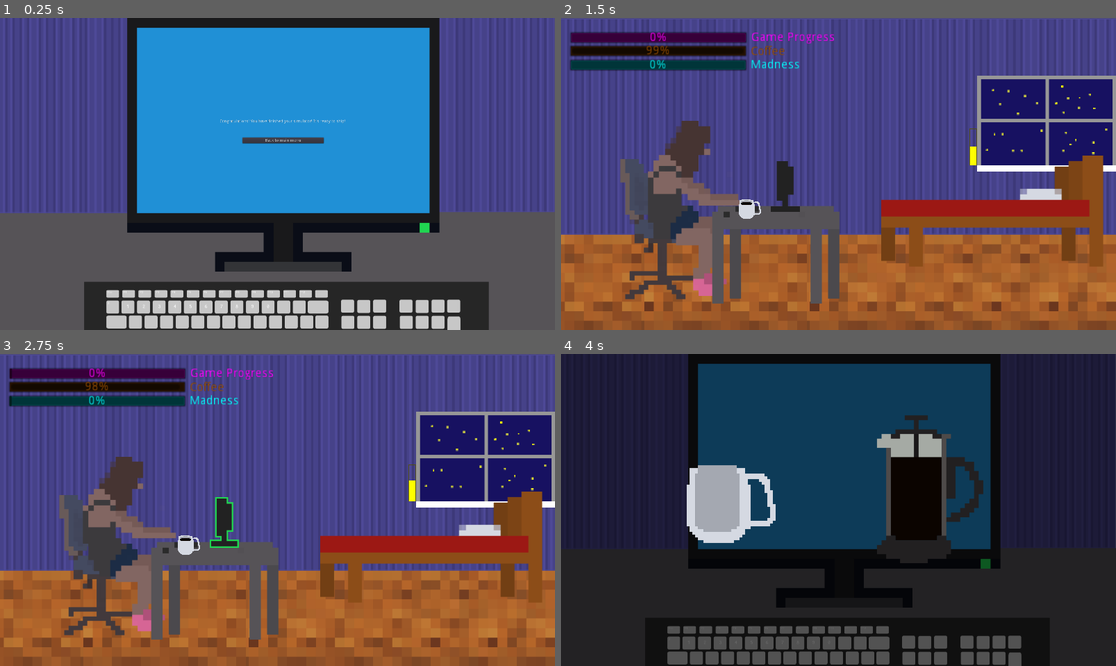
Above: before the commit, frames 1-4 (two rows, left to right).
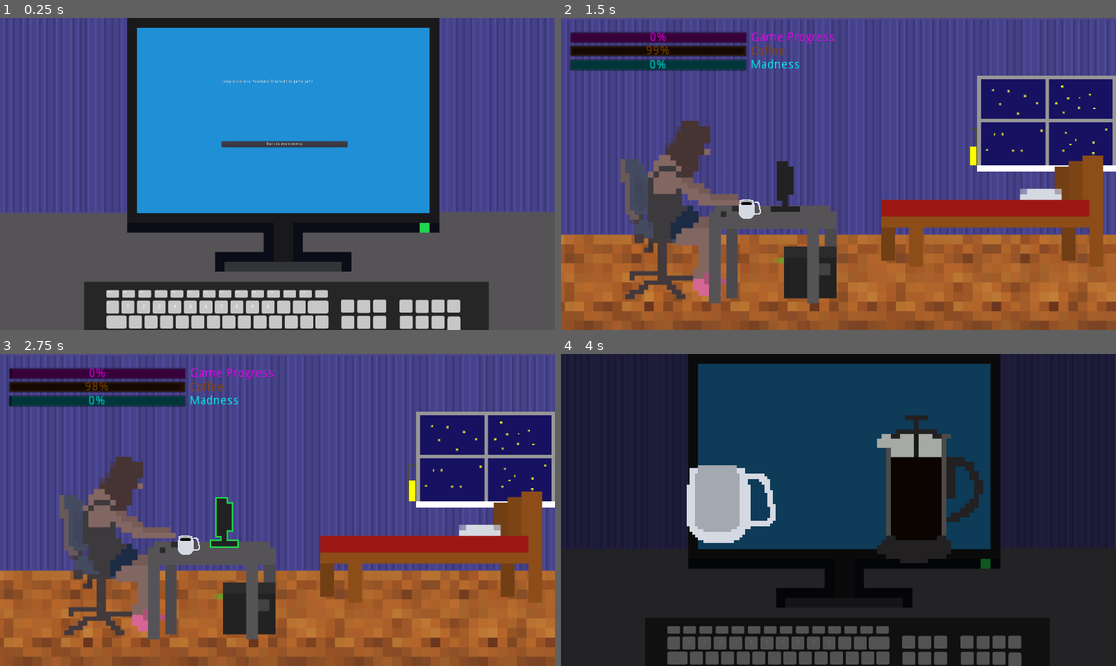
Above: after the commit, the same moments.

Repository: NightAnimal333/simulator-making-simulator
Game: Godot game, scene res://source/victory_screen.tscn
Same seed, same stepped clock (60 frames per second), same inputs: the game is played once before the commit and once after it. This scene is started directly instead of the project's main scene.
Inputs (mouse positions are in pixels of both pictures, inside the frame that each line leads up to):
- Up to frame 1 (0.25 s): no input
- Up to frame 2 (1.5 s): click "Back to main menu" at 0.5 s; click "Start game" at 1.25 s
- Up to frame 3 (2.75 s): click (222, 522) at 2 s
- Up to frame 4 (4 s): click (1043, 460) at 2.75 s; click (749, 544) at 3.5 s

The runs differ from the first frame. In frame 1, 0.8% of the frame differs, in the area x 39-63%, y 19-42%; in frame 2, 2.3%, in the area x 26-51%, y 60-92%; in frame 3, 2.3%; in frame 4, nothing differs.

Commit message:
More music, some fixes and binaries

Diff:
--- a/project.godot
+++ b/project.godot
@@ -56,4 +56,5 @@
 
 [rendering]
 
+quality/driver/fallback_to_gles2=true
 environment/default_environment="res://default_env.tres"
--- a/source/chipher_minigame.gd
+++ b/source/chipher_minigame.gd
@@ -1,6 +1,6 @@
 extends Node2D
 
-var words_list: Array = ["simulate", "recursion", "prototype", "coffee", "cipher", "wasp", "minigame", "game", "program", "while", "godot"]
+var words_list: Array = ["simulate", "recursion", "prototype", "coffee", "cipher", "wasp", "minigame", "game", "program", "while", "godot", "graphics", "sprite", "loop", "controls", "keyboard", "mouse", "monitor", "resolution", "madness", "work"]
 
 var text: String
 
@@ -39,9 +39,8 @@
 
 	return result
 
-
-func _on_Submit_pressed():
-	if $Deciphered.text == text:
+func submit_deciphered(new_text: String):
+	if new_text == text:
 		get_parent().get_node("GameScreen").bug = false
 		get_parent().get_node("GameScreen").in_minigame = false
 		get_parent().get_node("GameScreen").Questionmark.hide()
@@ -54,6 +53,12 @@
 	else:
 		$Deciphered.text = ""
 
+func _on_Deciphered_text_entered(new_text):
+	submit_deciphered($Deciphered.text)
+
+func _on_Submit_pressed():
+	submit_deciphered($Deciphered.text)
+
 
 func _on_game_over():
 	queue_free()
--- a/source/chipher_minigame.tscn
+++ b/source/chipher_minigame.tscn
@@ -41,7 +41,7 @@
 "_edit_use_anchors_": false
 }
 
-[node name="Deciphered" type="TextEdit" parent="."]
+[node name="Deciphered" type="LineEdit" parent="."]
 margin_left = 897.893
 margin_top = 290.582
 margin_right = 1035.89
@@ -59,4 +59,5 @@
 __meta__ = {
 "_edit_use_anchors_": false
 }
+[connection signal="text_entered" from="Deciphered" to="." method="_on_Deciphered_text_entered"]
 [connection signal="pressed" from="Submit" to="." method="_on_Submit_pressed"]
--- a/source/game_screen.gd
+++ b/source/game_screen.gd
@@ -44,16 +44,29 @@
 		next_screen.ending = VictoryScreen.Endings.VICTORY
 		get_parent().add_child(next_screen)
 		queue_free()
-	elif temperature >= 31 or temperature <= 10:
+	elif temperature >= 31:
 		var next_screen = preload("res://source/victory_screen.tscn").instance() as VictoryScreen
-		next_screen.ending = VictoryScreen.Endings.DEFEAT
+		next_screen.ending = VictoryScreen.Endings.DEFEAT_TEMPERATURE_HIGH
+		get_parent().add_child(next_screen)
+		queue_free()
+	elif temperature <= 10:
+		var next_screen = preload("res://source/victory_screen.tscn").instance() as VictoryScreen
+		next_screen.ending = VictoryScreen.Endings.DEFEAT_TEMPERATURE_LOW
 		get_parent().add_child(next_screen)
 		queue_free()
 	elif coffee_progress <= 0:
 		var next_screen = preload("res://source/victory_screen.tscn").instance() as VictoryScreen
-		next_screen.ending = VictoryScreen.Endings.DEFEAT
+		next_screen.ending = VictoryScreen.Endings.DEFEAT_COFFEE
 		get_parent().add_child(next_screen)
 		queue_free()
+	elif madness_progress >= 100:
+		var next_screen = preload("res://source/victory_screen.tscn").instance() as VictoryScreen
+		next_screen.ending = VictoryScreen.Endings.DEFEAT_COFFEE
+		get_parent().add_child(next_screen)
+		queue_free()
+
+	if coffee_progress >= 100:
+		coffee_progress = 100.0
 
 	if not wasp and not game_frozen and not bug and not lying:
 		game_progress += GAME_COMPLETION_RATE * delta
--- a/source/game_screen.tscn
+++ b/source/game_screen.tscn
@@ -143,8 +143,7 @@
 visible = false
 position = Vector2( 1504.43, 537.334 )
 scale = Vector2( 2.4864, 2.4864 )
-frames = SubResource( 5 )
-frame = 1
+frames = SubResource( 4 )
 playing = true
 
 [node name="GameProgress" type="ProgressBar" parent="."]
--- a/source/main_menu.gd
+++ b/source/main_menu.gd
@@ -2,6 +2,7 @@
 
 
 func _ready():
+	MusicPlayer.reset()
 	MusicPlayer.get_node("Music").play()
 
 func _on_StartGame_pressed():
--- a/source/music_player.gd
+++ b/source/music_player.gd
@@ -5,3 +5,7 @@
 	var volume_db = -60 + (60 * percentage/100)
 
 	AudioServer.set_bus_volume_db(AudioServer.get_bus_index("Master"), volume_db)
+
+func reset():
+	for i in get_children():
+		i.stop()
--- a/source/music_player.tscn
+++ b/source/music_player.tscn
@@ -7,6 +7,7 @@
 [ext_resource path="res://assets/water_sounds.ogg" type="AudioStream" id=5]
 [ext_resource path="res://assets/drink.wav" type="AudioStream" id=6]
 [ext_resource path="res://assets/fanfare.wav" type="AudioStream" id=7]
+[ext_resource path="res://assets/defeat.wav" type="AudioStream" id=8]
 
 [node name="MusicPlayer" type="Node"]
 script = ExtResource( 2 )
@@ -18,6 +19,11 @@
 [node name="Fanfare" type="AudioStreamPlayer" parent="."]
 stream = ExtResource( 7 )
 volume_db = -10.097
+bus = "Music"
+
+[node name="Defeat" type="AudioStreamPlayer" parent="."]
+stream = ExtResource( 8 )
+volume_db = -3.029
 bus = "Music"
 
 [node name="SFX" type="AudioStreamPlayer" parent="."]
--- a/source/victory_screen.gd
+++ b/source/victory_screen.gd
@@ -4,18 +4,28 @@
 
 enum Endings{
 	VICTORY,
-	DEFEAT
+	DEFEAT_COFFEE,
+	DEFEAT_MADNESS,
+	DEFEAT_TEMPERATURE_LOW,
+	DEFEAT_TEMPERATURE_HIGH,
 }
 
-var texts: Dictionary = {Endings.VICTORY: "Congratulations! You have finished your simulator! It's ready to ship!",
-						Endings.DEFEAT: "You didn't manage to finish your game, too many disctractions! Better luck next time!"}
+var texts: Dictionary = {Endings.VICTORY: "Congratulations! You have finished the game jam!",
+						Endings.DEFEAT_COFFEE: "You couldn't manage to feed your coffee addiction!",
+						Endings.DEFEAT_MADNESS: "Too much work drove you completely insane!",
+						Endings.DEFEAT_TEMPERATURE_LOW: "You froze to death in your room!",
+						Endings.DEFEAT_TEMPERATURE_HIGH: "You burned alive in your room!"}
 
 var ending = Endings.VICTORY
 
 func _ready():
 	MusicPlayer.get_node("Music").stop()
+	if ending == Endings.VICTORY:
+		MusicPlayer.get_node("Fanfare").play()
+	else:
+		MusicPlayer.get_node("Defeat").play()
 	GlobalSignalManager.emit_game_over()
-	$Label.text = texts[ending]
+	$VBoxContainer/Label.text = texts[ending]
 
 func _on_BactToMainMenu_pressed():
 	get_parent().add_child(load("res://source/main_menu.tscn").instance())
--- a/source/victory_screen.tscn
+++ b/source/victory_screen.tscn
@@ -14,23 +14,30 @@
 "_edit_use_anchors_": false
 }
 
-[node name="BactToMainMenu" type="Button" parent="."]
-margin_left = 839.4
-margin_top = 414.099
-margin_right = 1120.4
-margin_bottom = 434.099
+[node name="VBoxContainer" type="VBoxContainer" parent="."]
+margin_left = 766.708
+margin_top = 212.712
+margin_right = 1201.71
+margin_bottom = 446.712
+custom_constants/separation = 200
+__meta__ = {
+"_edit_use_anchors_": false
+}
+
+[node name="Label" type="Label" parent="VBoxContainer"]
+margin_right = 435.0
+margin_bottom = 14.0
+text = "Congratulations! You have finished the game jam!"
+__meta__ = {
+"_edit_use_anchors_": false
+}
+
+[node name="BactToMainMenu" type="Button" parent="VBoxContainer"]
+margin_top = 214.0
+margin_right = 435.0
+margin_bottom = 234.0
 text = "Back to main menu"
 __meta__ = {
 "_edit_use_anchors_": false
 }
-
-[node name="Label" type="Label" parent="."]
-margin_left = 760.365
-margin_top = 350.816
-margin_right = 1195.37
-margin_bottom = 364.816
-text = "Congratulations! You have finished your simulator! It's ready to ship!"
-__meta__ = {
-"_edit_use_anchors_": false
-}
-[connection signal="pressed" from="BactToMainMenu" to="." method="_on_BactToMainMenu_pressed"]
+[connection signal="pressed" from="VBoxContainer/BactToMainMenu" to="." method="_on_BactToMainMenu_pressed"]
Binary file changed: assets/computer.png
Not shown, added: assets/defeat.wav.import
Not shown: 3 places in source/game_screen.tscn that only renumber resources
Not shown: 1 places in source/music_player.tscn that only renumber resources
Not shown, added: Game Jam Simulator.exe
Not shown, added: Game Jam Simulator.pck
Not shown, added: assets/defeat.wav
